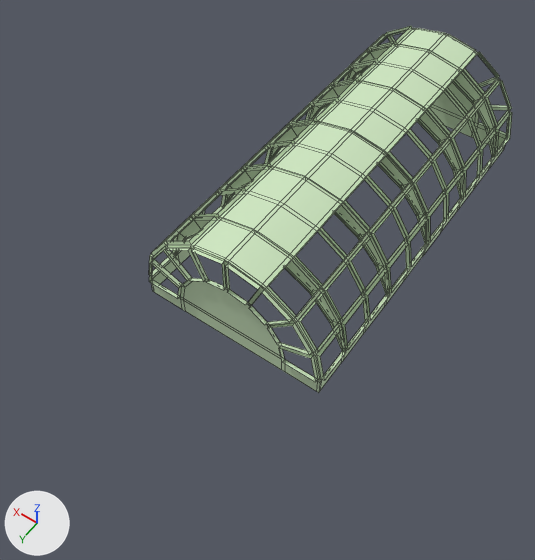
Renders of the FBX model Assets/StaticMeshes/Amalie/CurvedGlassRoof/SM_CurvedGlassRoof.fbx from each side of a commit.
Both versions are drawn from a camera (50 mm lens) standing at (-7.9, 26.1, 36.0) and looking at (5.1, 7.8, 7.3). The axes (+X, +Y, +Z) are drawn at lower left. The lights are the same throughout. Mesh edges are drawn as thin lines. Where no turn or scale is listed for an object, it has been applied to the vertices. Vertices at the same position are counted once.

Names of what the first picture shows: 'SM_CurvedGlassRoof'.
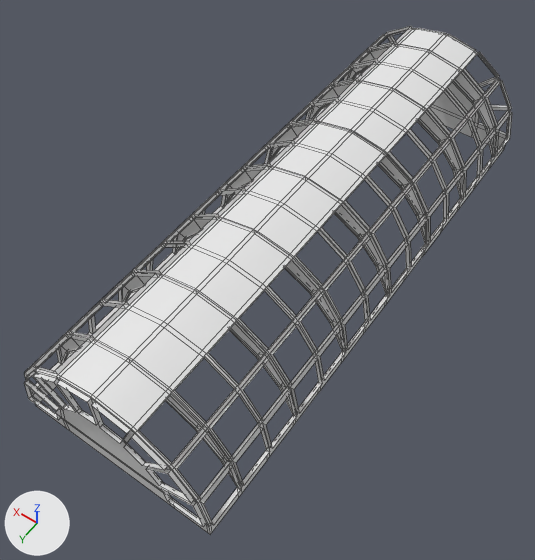
Pixel boxes [x1, y1, x2, y2] of what changed, in the pictures (535 x 560 px):
'SM_CurvedGlassRoof', reshaped (34% wider, 39% taller): before [149, 26, 512, 393]; after [24, 26, 512, 535]
part 1 of me_sphere_005, added: after [61, 338, 233, 472]
part 2 of me_sphere_005, added: after [61, 349, 243, 488]
part 3 of me_sphere_005, added: after [123, 275, 290, 402]
part 4 of me_sphere_005, added: after [123, 287, 298, 415]
part 5 of me_sphere_005, built on: before [149, 244, 321, 393]; after [24, 244, 322, 535]
part 6 of me_sphere_005, recoloured: [152, 26, 512, 390] in both

The change, as a diff of the scene's bpy script:
```diff
--- a/Assets/StaticMeshes/Amalie/CurvedGlassRoof/SM_CurvedGlassRoof.fbx.py
+++ b/Assets/StaticMeshes/Amalie/CurvedGlassRoof/SM_CurvedGlassRoof.fbx.py
@@ me_sphere_005 @@
 # used by ob_sm_curvedglassroof; location = (5.0, 1.0, 6.0)
-me_sphere_005.from_pydata(...)  # 1130 vertices, 966 faces; spans x -5.2..5.2, y -10.2..10.2, z 0.0..6.1
+me_sphere_005.from_pydata(...)  # 1490 vertices, 1270 faces; spans x -5.2..5.2, y -10.2..18.2, z 0.0..6.1
+# me_sphere_005 part 1: the loose piece of 16 vertices spanning x -5.0..5.0, y 8.0, z 1.0..6.1 is copied, and the copy is moved by (0.0, 8.0, 0.0); it spans x -5.0..5.0, y 16.0, z 1.0..6.0
+# me_sphere_005 part 2: the loose piece of 36 vertices spanning x -5.1..5.1, y 7.9..8.1, z 1.0..5.1 is copied, and the copy is moved by (0.0, 8.0, 0.0); it spans x -5.1..5.1, y 15.9..16.1, z 1.0..5.1
+# me_sphere_005 part 3: the loose piece of 16 vertices spanning x -5.0..5.0, y 8.0, z 1.0..6.1 is copied, and the copy is moved by (0.0, 4.0, 0.0); it spans x -5.0..5.0, y 12.0, z 1.0..6.1
+# me_sphere_005 part 4: the loose piece of 36 vertices spanning x -5.1..5.1, y 7.9..8.1, z 1.0..5.1 is copied, and the copy is moved by (0.0, 4.0, 0.0); it spans x -5.1..5.1, y 11.9..12.1, z 1.0..5.1
+# me_sphere_005 part 5: 66 vertices moved from x -5.0..5.0, y 10.0..10.2, z 0.0..6.0 to x -5.2..5.2, y 10.1..14.1, z 0.0..6.0; 39 vertices removed from x -5.0..5.0, y 10.0..10.2, z 1.1..5.9; 295 vertices added at x -5.2..5.2, y 10.1..18.2, z 0.0..6.0
+# me_sphere_005 part 6: 886 faces spanning x -5.2..5.2, y -10.2..13.9, z 0.0..6.1 switch from mat_metalmat (green #cee7c1) to no material
```
